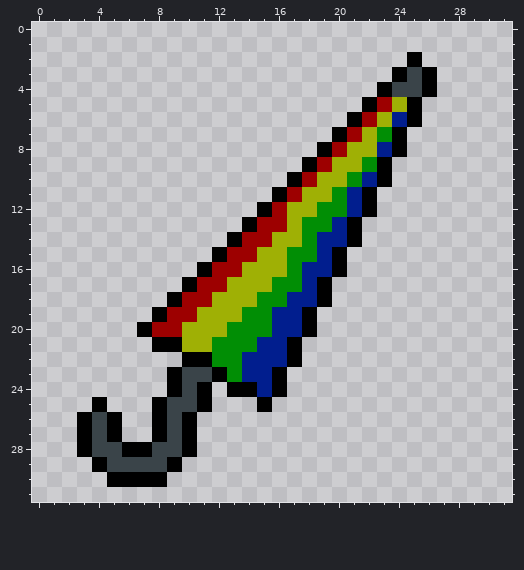
A pixel-art file gets an edit: WIP/Bumbershoot.aseprite. The picture above was drawn from the file before the commit.
32x32 pixels, 1 frame.
Once edited:
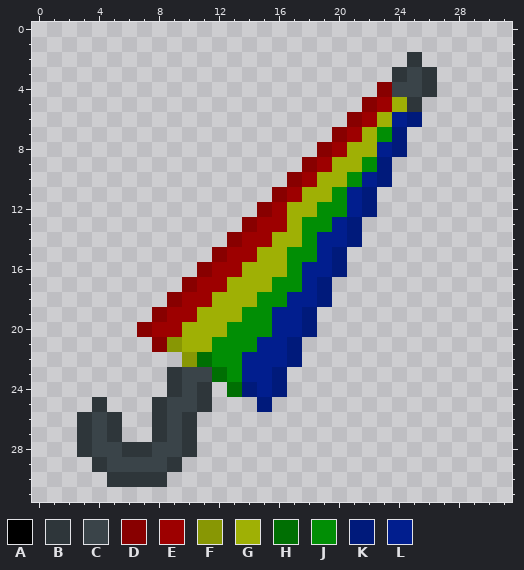
Palette (. is transparent): A #000000  B #2e363a  C #3a4449  D #880000  E #9d0000  F #889704  G #9fb005  H #006f03  J #018e05  K #001a7b  L #011e8e
Diff:
The edit turns colour A into colour B in row 2 at x 25; in row 3 at x 24 and 26; in row 4 at x 26; in row 5 at x 25; in row 23 at x 9; in row 24 at x 9 and 11.
The edit turns colour A into colour B in row 25 at x 4, 8 and 11; in rows 26 to 27 at x 3, 5, 8 and 10; in row 28 at x 3, 6 to 7 and 10; in row 29 at x 4 and 9; in row 30 at x 5 to 8.
The edit turns colour A into colour D in row 4 at x 23; in row 5 at x 22; in row 6 at x 21; in row 7 at x 20; in row 8 at x 19; in row 9 at x 18.
The edit turns colour A into colour D in row 10 at x 17; in row 11 at x 16; in row 12 at x 15; in row 13 at x 14; in row 14 at x 13; in row 15 at x 12.
The edit turns colour A into colour D in row 16 at x 11; in row 17 at x 10; in row 18 at x 9; in row 19 at x 8; in row 20 at x 7; in row 21 at x 8.
The edit turns colour A into colour F in row 21 at x 9; in row 22 at x 10.
The edit turns colour A into colour H in row 22 at x 11; in row 23 at x 12; in row 24 at x 13.
The edit turns colour A into colour K in row 6 at x 25; in rows 7 to 8 at x 24; in rows 9 to 10 at x 23; in rows 11 to 12 at x 22; in rows 13 to 14 at x 21; in rows 15 to 16 at x 20.
The edit turns colour A into colour K in rows 17 to 18 at x 19; in rows 19 to 20 at x 18; in rows 21 to 22 at x 17; in row 23 at x 16; in row 24 at x 14 and 16; in row 25 at x 15.
Changed places in both pictures, as pixel boxes (x1, y1, x2, y2):
changed: (77, 52, 437, 487)
